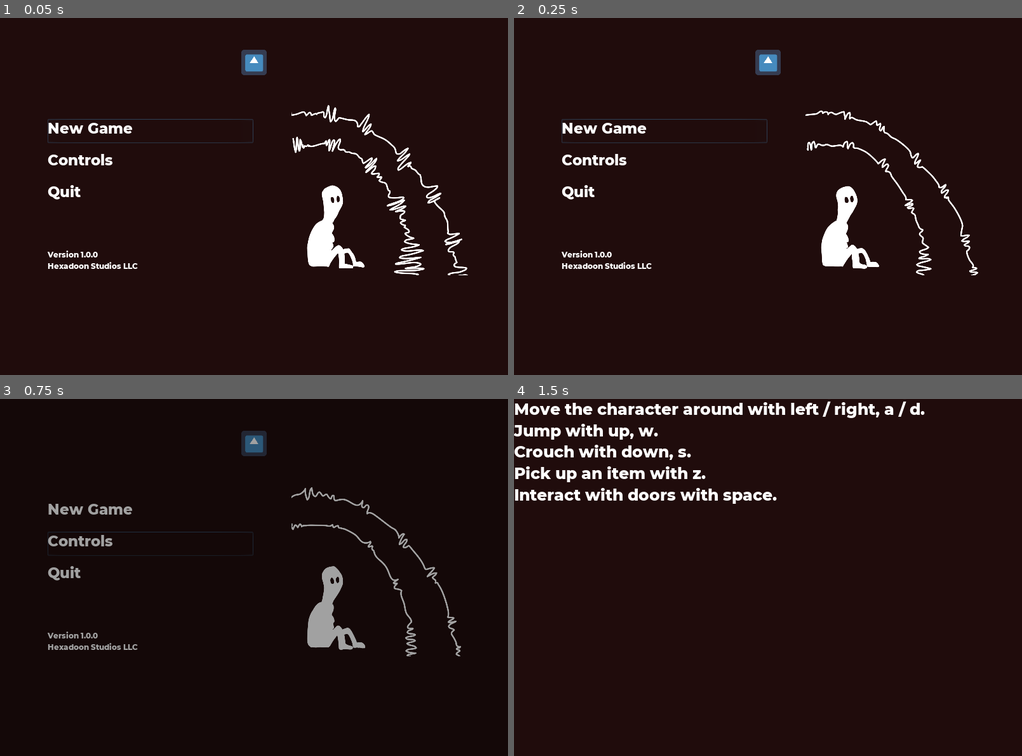
Above: before the commit, frames 1-4 (two rows, left to right).
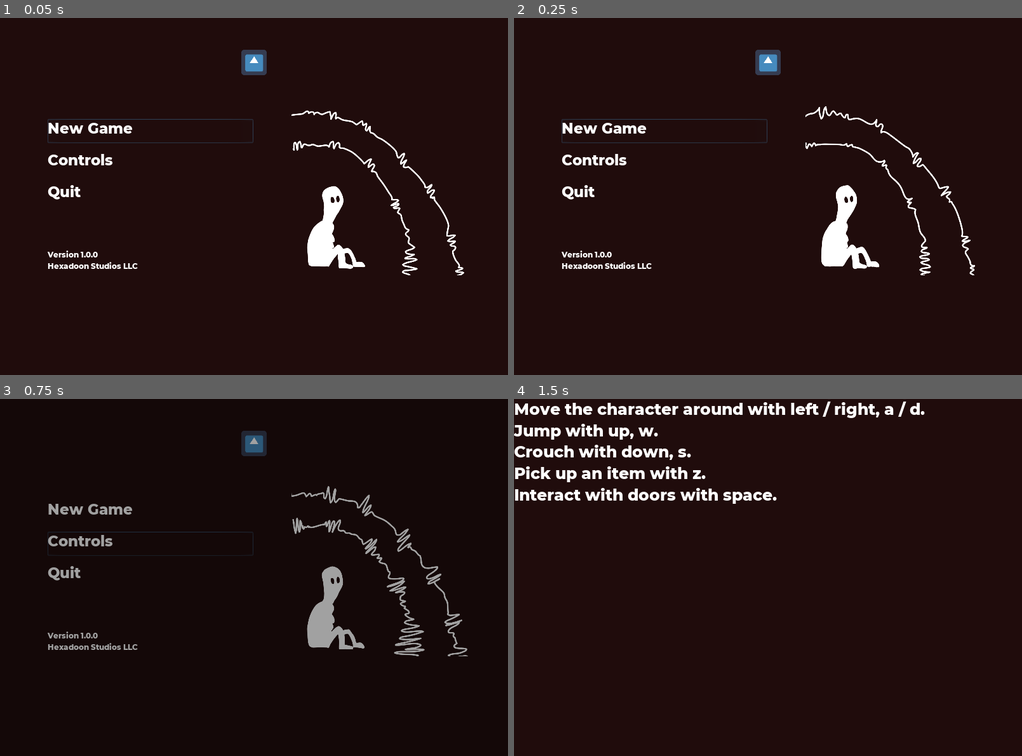
Above: after the commit, the same moments.

Repository: Hexadoon/phobia
Game: Godot game, scene res://title_screen/Title Screen.tscn
Same seed, same stepped clock (60 frames per second), same inputs: the game is played once before the commit and once after it. The engine's default icon, where the game draws it, is replaced by a stand-in: a white triangle on a blue panel in a dark square. Sound files missing from this copy of the repository are replaced by a short silence.
Inputs:
- Up to frame 1 (0.05 s): no input
- Up to frame 2 (0.25 s): no input
- Up to frame 3 (0.75 s): click "Controls" at 0.5 s
- Up to frame 4 (1.5 s): tap Enter (ui_accept) at 1.25 s; hold Right (ui_right) from 1.28 s (still down)

The runs differ from the first frame. In frame 1, 1.4% of the frame differs, in the area x 57-93%, y 24-73%; in frame 2, 1.0%; in frame 3, 1.4%; in frame 4, nothing differs.

Commit message:
fixed missing .wav file

Diff:
--- a/title_screen/Title Screen.tscn
+++ b/title_screen/Title Screen.tscn
@@ -10,7 +10,7 @@
 [ext_resource path="res://title_screen/images/character_sitting/lilguymainscreen1.png" type="Texture" id=8]
 [ext_resource path="res://title_screen/images/character_sitting/lilguymainscreen3.png" type="Texture" id=9]
 [ext_resource path="res://title_screen/images/character_sitting/lilguymainscreen2.png" type="Texture" id=10]
-[ext_resource path="res://title_screen/music/My_Song_3.m4a (online-audio-converter.com).wav" type="AudioStream" id=11]
+[ext_resource path="res://title_screen/music/My_Song_3.wav" type="AudioStream" id=11]
 
 [sub_resource type="SpriteFrames" id=1]
 animations = [ {
@@ -94,6 +94,7 @@
 position = Vector2( 529.34, 253.896 )
 scale = Vector2( 0.455484, 0.455484 )
 frames = SubResource( 1 )
+frame = 1
 playing = true
 
 [node name="Version" type="Label" parent="Menu"]
Not shown, added: title_screen/music/My_Song_3.wav.import
Not shown, added: title_screen/music/My_Song_3.wav
